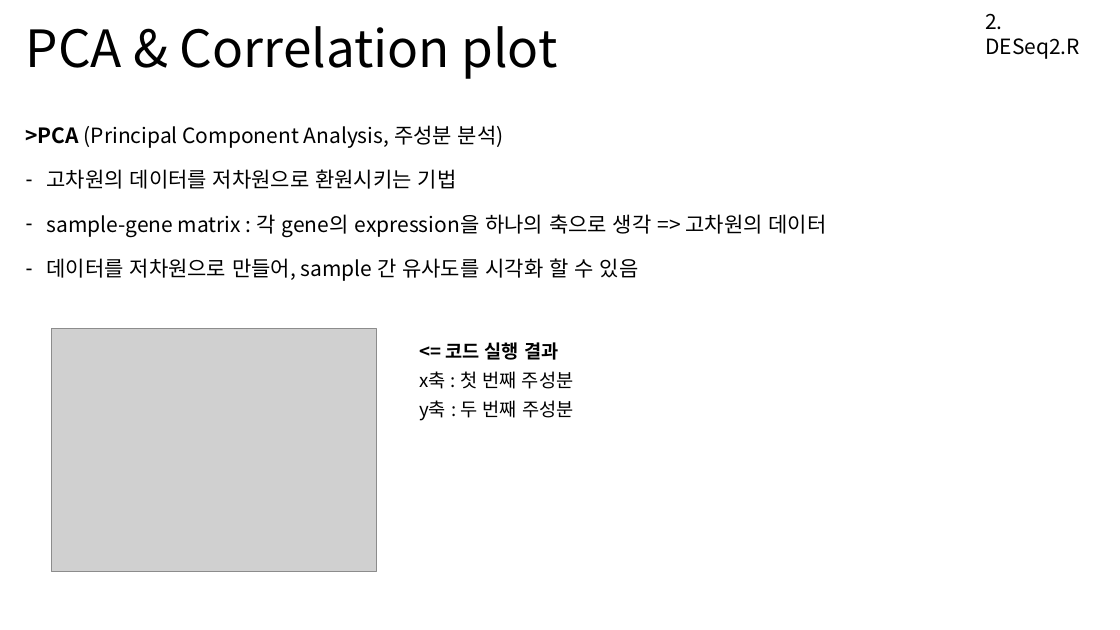
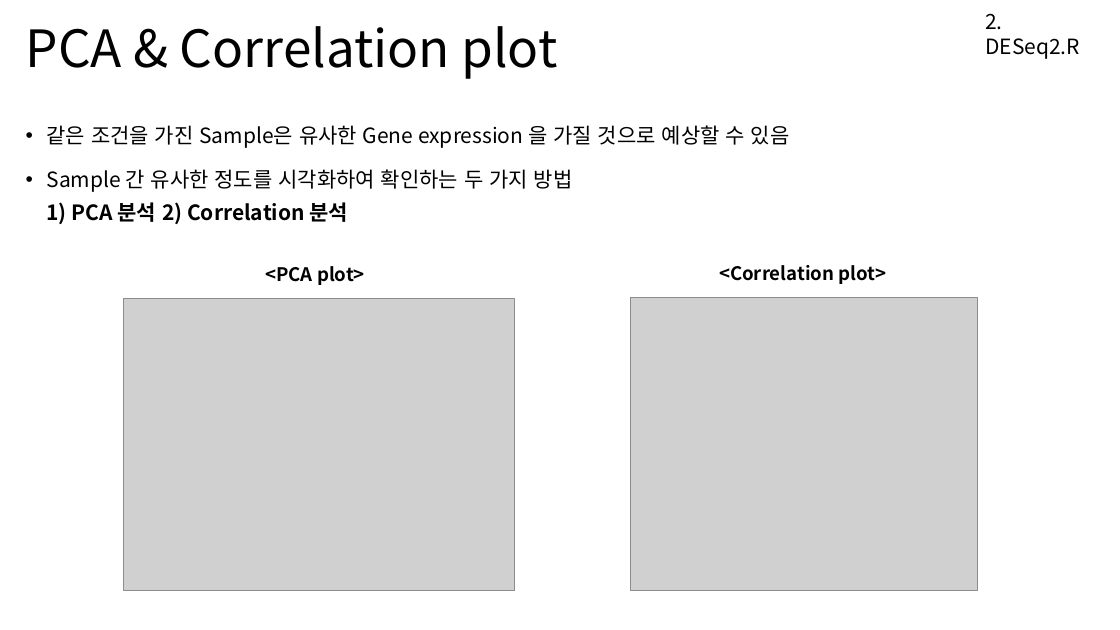
Before and after one commit to Khreat0205/Education_BulkRNAseq, a slide deck: slide 3 of Presentation/2. DESeq2.pptx. Drawn at 1120x630 pixels with LibreOffice and Linux fonts; fonts in the diff are those of the drawing; grey boxes stand for pictures. Boxes give left, top, right and bottom in pixels: in the first picture for what was removed or moved away, otherwise in the second. Text is boxed around its words. In the diff, an @@ line names an element or a change of style, - is before the commit and + after.

```diff
--- a/Presentation/2. DESeq2.pptx
+++ b/Presentation/2. DESeq2.pptx
@@ text at <box>47,125,790,224</box>: text changed @@
->PCA (Principal Component Analysis, 주성분 분석)
-– 고차원의 데이터를 저차원으로 환원시키는 기법
-– sample-gene matrix : 각 gene의 expression을 하나의 축으로 생각 => 고차원의 데이터
-– 데이터를 저차원으로 만들어, sample 간 유사도를 시각화 할 수 있음
+• 같은 조건을 가진 Sample은 유사한 Gene expression 을 가질 것으로 예상할 수 있음
+• Sample 간 유사한 정도를 시각화하여 확인하는 두 가지 방법
+  1) PCA 분석 2) Correlation 분석
@@ text added at <box>265,266,365,285</box>, 16 pt, text #000000, bold @@
+<PCA plot>
@@ text added at <box>719,265,887,284</box>, 16 pt, text #000000, bold @@
+<Correlation plot>
@@ picture: place and size @@
-picture at <box>51,329,376,571</box>
+picture at <box>124,299,514,591</box>
@@ picture added at <box>631,297,977,590</box> @@
@@ text removed at <box>419,342,573,421</box> @@
-<= 코드 실행 결과
-x축 : 첫 번째 주성분
-y축 : 두 번째 주성분
```
Also in this commit, not shown: 1 other slide changed, 2 slides added.
